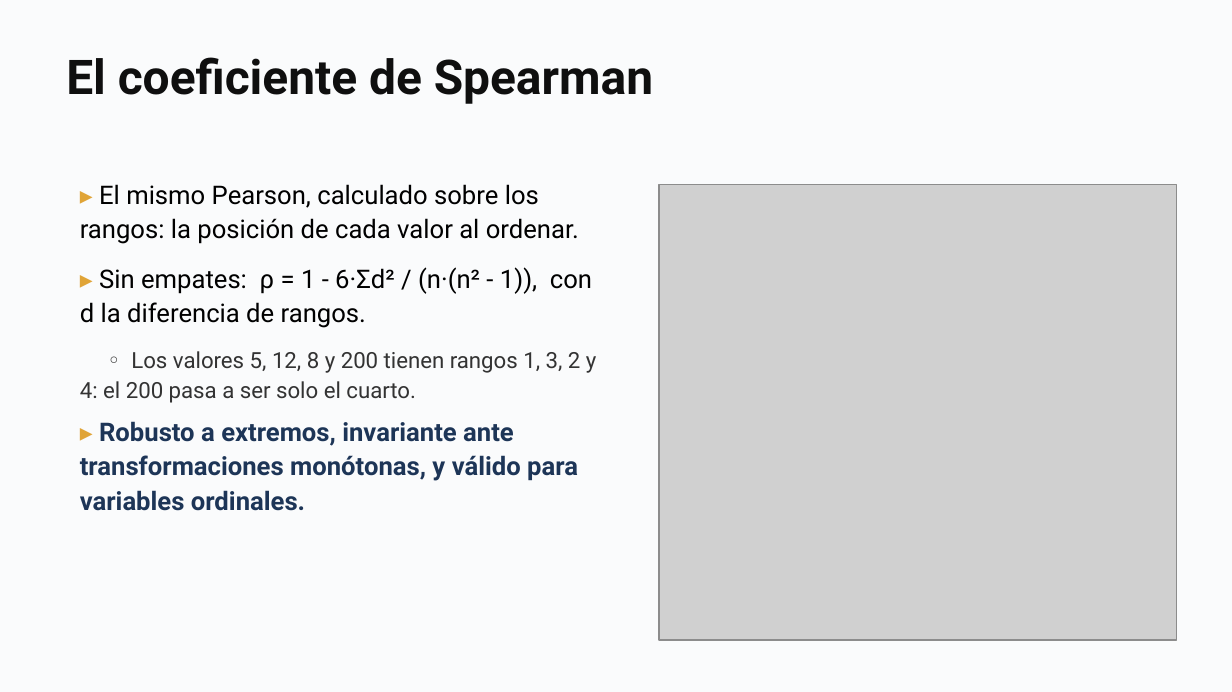
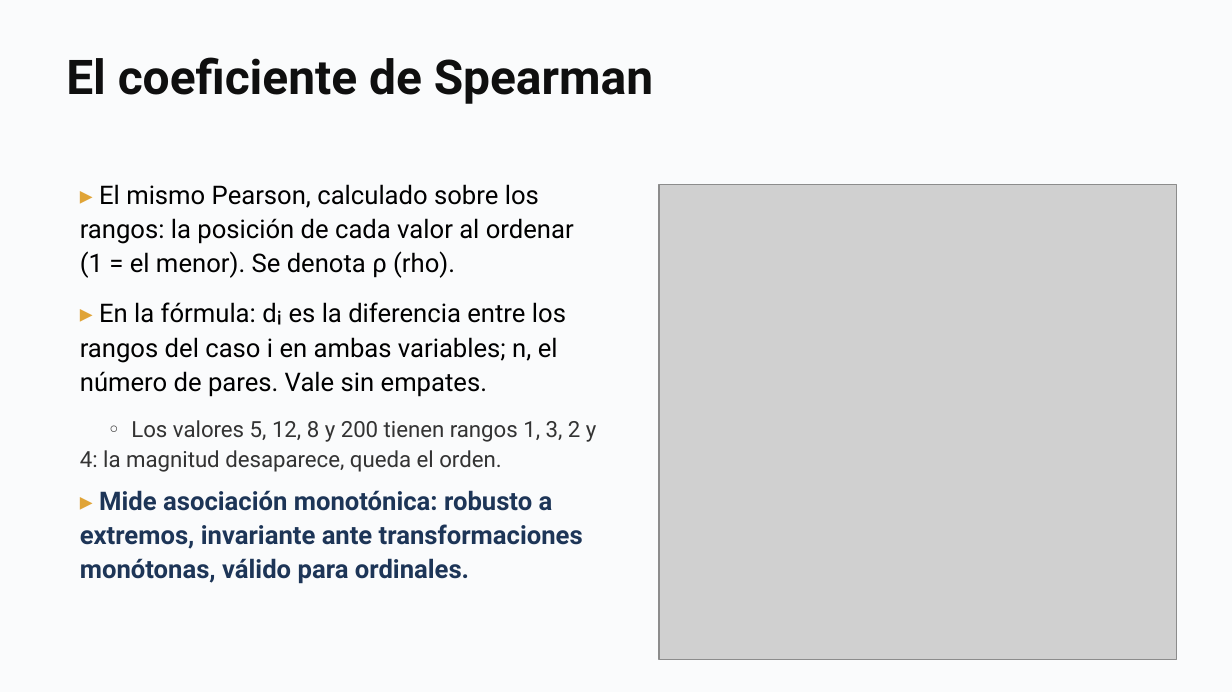
Before and after one commit to daniopitz/cienciadatos, a slide deck: slide 7 of presentaciones/clase02_pandas_eda.pptx. Drawn at 1232x692 pixels with LibreOffice and Linux fonts; fonts in the diff are those of the drawing; grey boxes stand for pictures. Boxes give left, top, right and bottom in pixels: in the first picture for what was removed or moved away, otherwise in the second. Text is boxed around its words. In the diff, an @@ line names an element or a change of style, - is before the commit and + after.

```diff
--- a/presentaciones/clase02_pandas_eda.pptx
+++ b/presentaciones/clase02_pandas_eda.pptx
@@ text at (x1=80, y1=184, x2=597, y2=584): text changed @@
-▸ El mismo Pearson, calculado sobre los rangos: la posición de cada valor al ordenar.
-▸ Sin empates: ρ = 1 - 6·Σd² / (n·(n² - 1)), con d la diferencia de rangos.
-◦ Los valores 5, 12, 8 y 200 tienen rangos 1, 3, 2 y 4: el 200 pasa a ser solo el cuarto.
-▸ Robusto a extremos, invariante ante transformaciones monótonas, y válido para variables ordinales.
+▸ El mismo Pearson, calculado sobre los rangos: la posición de cada valor al ordenar (1 = el menor). Se denota ρ (rho).
+▸ En la fórmula: dᵢ es la diferencia entre los rangos del caso i en ambas variables; n, el número de pares. Vale sin empates.
+◦ Los valores 5, 12, 8 y 200 tienen rangos 1, 3, 2 y 4: la magnitud desaparece, queda el orden.
+▸ Mide asociación monotónica: robusto a extremos, invariante ante transformaciones monótonas, válido para ordinales.
@@ picture resized from (x1=659, y1=185, x2=1177, y2=641) to (x1=659, y1=185, x2=1177, y2=660) @@
```
Also in this commit, not shown: 1 other slide changed, 1 slide added, 2 other files.
